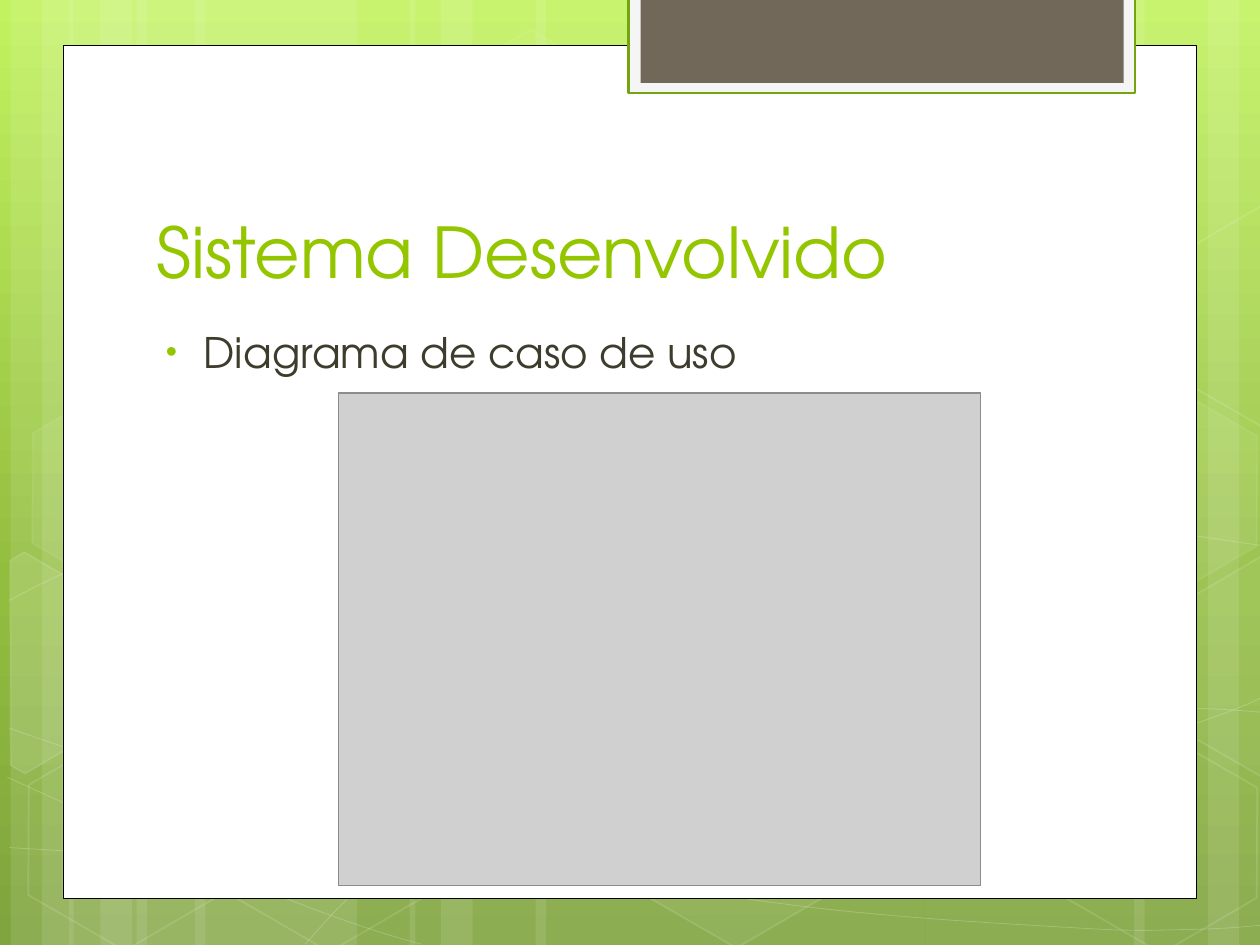
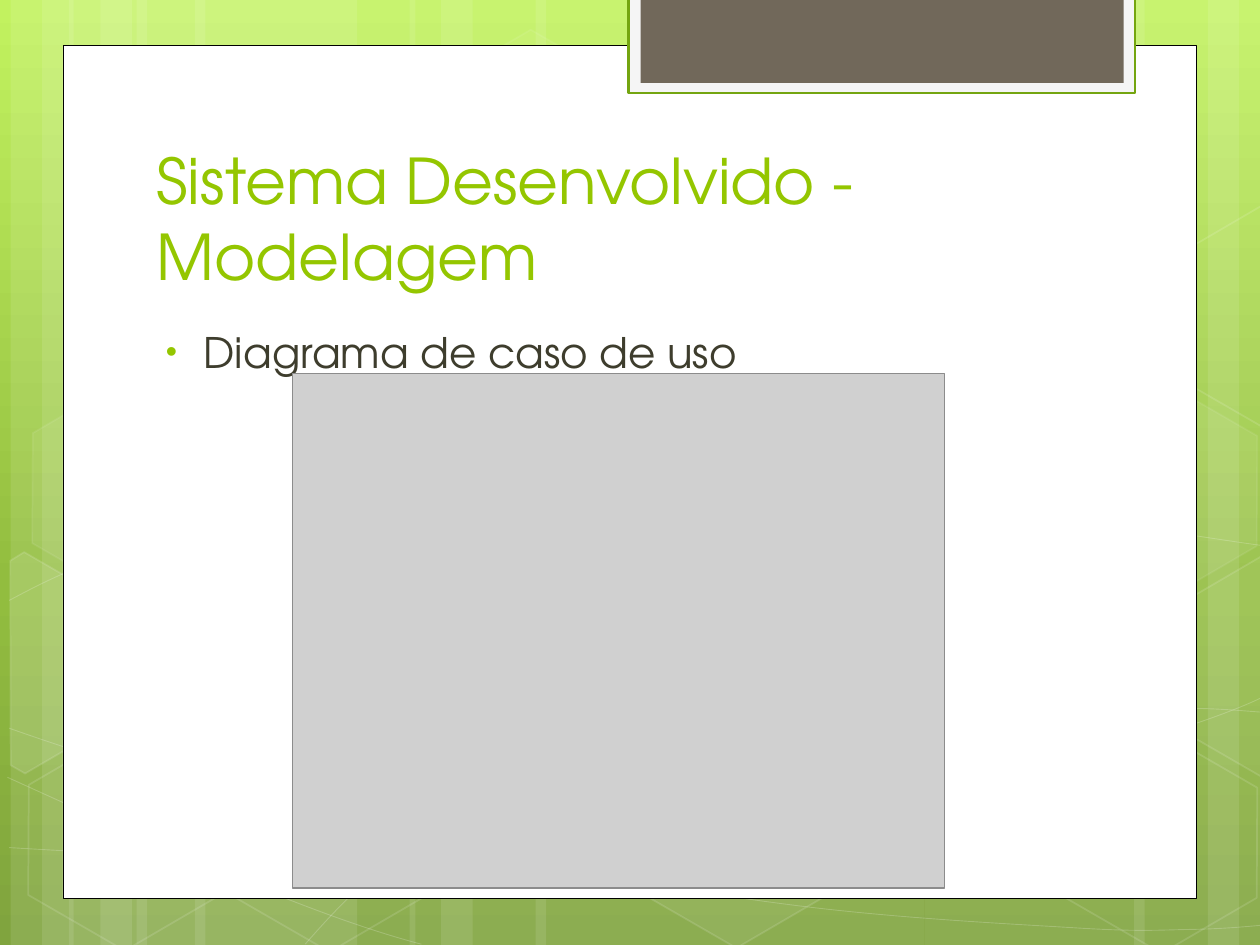
Before and after one commit to alexandregme/tcc2, a slide deck: slide 10 of Apresentação.pptx (slide 5 before the commit). Drawn at 1260x945 pixels with LibreOffice and Linux fonts; fonts in the diff are those of the drawing; grey boxes stand for pictures. Boxes give left, top, right and bottom in pixels: in the first picture for what was removed or moved away, otherwise in the second. Text is boxed around its words. In the diff, an @@ line names an element or a change of style, - is before the commit and + after.

```diff
--- a/Apresentação.pptx
+++ b/Apresentação.pptx
@@ title at (156,156,815,294): text changed; size 40 to 36 pt @@
-Sistema Desenvolvido
+Sistema Desenvolvido - Modelagem
@@ picture: place and size @@
-picture at (339,393,982,886)
+picture at (292,373,944,888)
```
Also in this commit, not shown: 12 other slides changed, 28 slides added, 1 slide removed, 1 other file.
